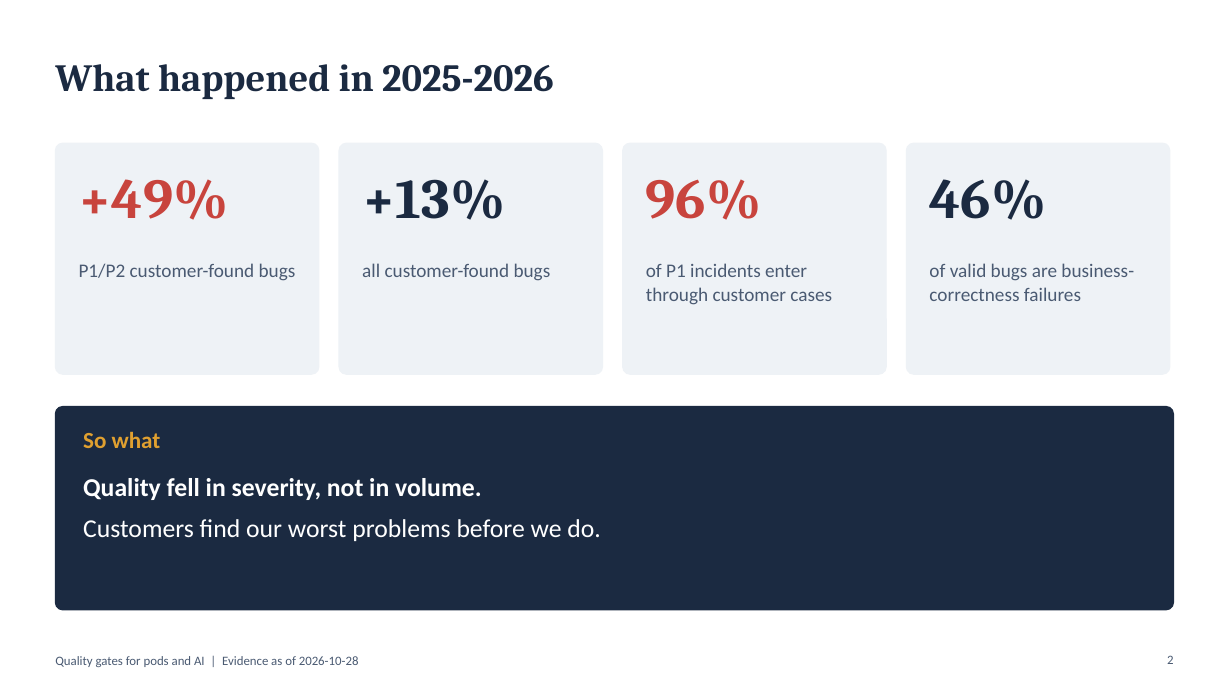
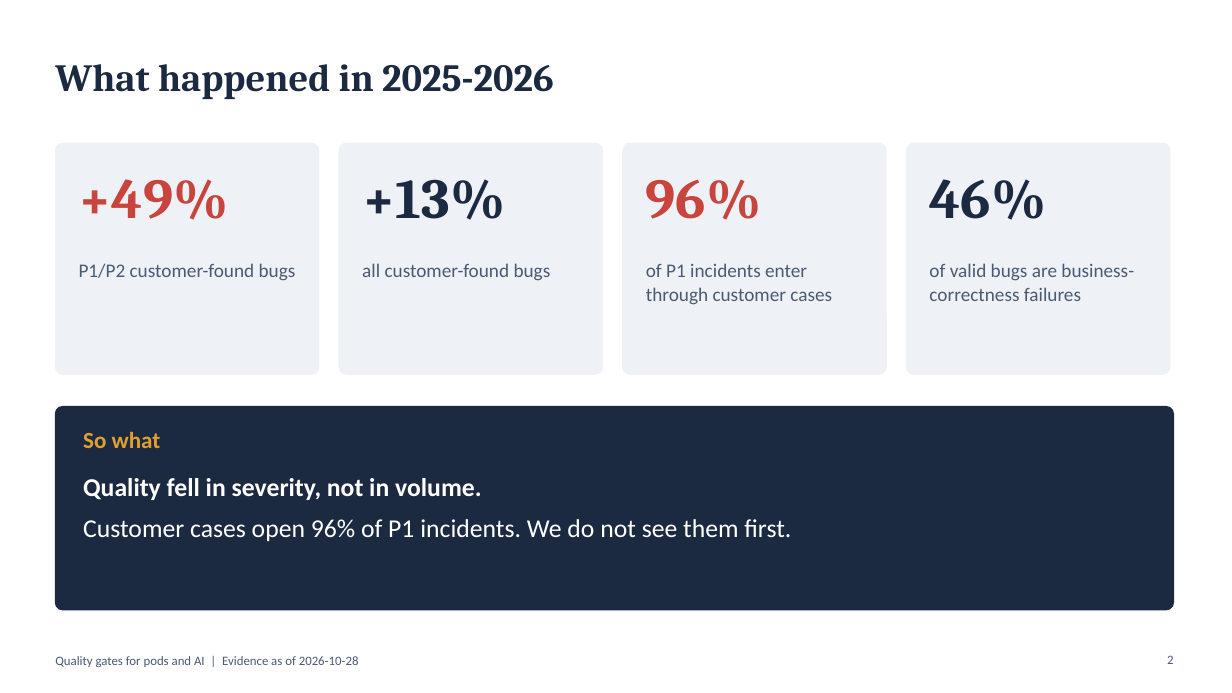
Before and after one commit to Guy-nice/ai-quality-discovery-factory, a slide deck: slide 2 of docs/05-summary/offsite-deck.pptx. Drawn at 1232x693 pixels with LibreOffice and Linux fonts; fonts in the diff are those of the drawing. Boxes give left, top, right and bottom in pixels: in the first picture for what was removed or moved away, otherwise in the second. Text is boxed around its words. In the diff, an @@ line names an element or a change of style, - is before the commit and + after.

```diff
--- a/docs/05-summary/offsite-deck.pptx
+++ b/docs/05-summary/offsite-deck.pptx
@@ text at [83,519,791,541]: text changed @@
-Customers find our worst problems before we do.
+Customer cases open 96% of P1 incidents. We do not see them first.
```
Also in this commit, not shown: 3 other slides changed, 23 other files.
